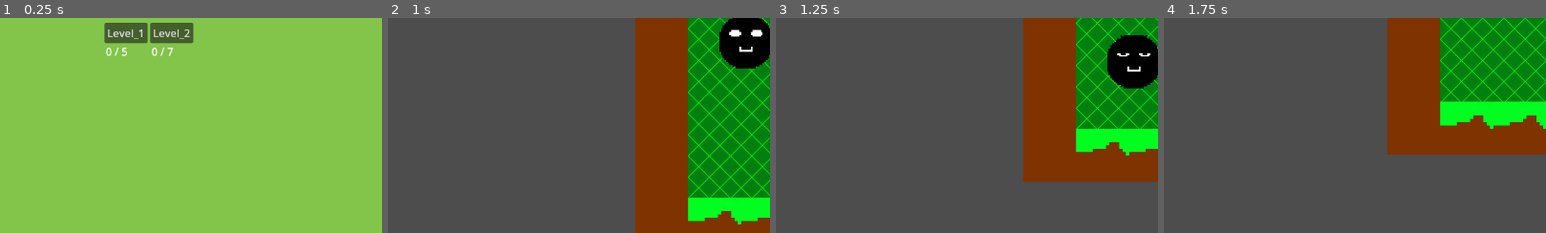
Above: before the commit, frames 1-4 (left to right).
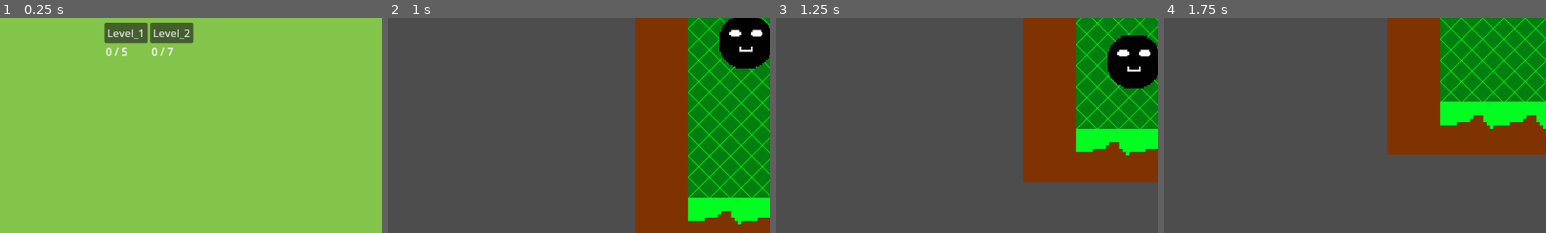
Above: after the commit, the same moments.

Repository: CWmain/Platformer
Game: Godot game, scene res://gui/level_select.tscn
Two runs of this game, one before a commit and one after it. Both use one fixed random seed, a clock stepped at 60 frames per second and the inputs below.
Inputs (mouse positions are % of the whole screen's width and height, from its top left):
- Up to frame 1 (0.25 s): no input
- Up to frame 2 (1 s): click "Level_1" at 0.5 s
- Up to frame 3 (1.25 s): no input
- Up to frame 4 (1.75 s): move the mouse to (72, 45) at 1.27 s; hold Right (right) from 1.28 s (still down); tap Space (jump) at 1.52 s
The pictures show only the part of the screen within x 3-53%, y 50-100%; the shares and areas given below are measured in that part.

Frames 1-2 are identical in both runs. In frame 3, 0.1% of the frame differs, in the area x 87-98%, y 11-29%; in frame 4, nothing differs.

Commit message:
Moved camera into player character for ease of making new levels

Diff:
--- a/Platformer/levels/Level_1.tscn
+++ b/Platformer/levels/Level_1.tscn
@@ -123,13 +123,6 @@
 [node name="Player" parent="SceneObjects" instance=ExtResource("6_2s6l2")]
 position = Vector2(87, 156)
 
-[node name="Camera2D" type="Camera2D" parent="SceneObjects/Player"]
-position = Vector2(-0.200001, 0.199995)
-scale = Vector2(0.2, 0.2)
-process_callback = 0
-position_smoothing_enabled = true
-position_smoothing_speed = 7.0
-
 [node name="Coins" type="Node" parent="SceneObjects"]
 
 [node name="coin" parent="SceneObjects/Coins" instance=ExtResource("7_8n6jj")]
--- a/Platformer/levels/Level_2.tscn
+++ b/Platformer/levels/Level_2.tscn
@@ -82,12 +82,6 @@
 [node name="Player" parent="." instance=ExtResource("4_3puoh")]
 position = Vector2(87, 156)
 
-[node name="Camera2D" type="Camera2D" parent="Player"]
-position = Vector2(-0.200001, 0.199995)
-scale = Vector2(0.2, 0.2)
-position_smoothing_enabled = true
-position_smoothing_speed = 7.0
-
 [node name="coin" parent="." instance=ExtResource("5_qaq5r")]
 position = Vector2(504, 260)
 
--- a/Platformer/main_character.tscn
+++ b/Platformer/main_character.tscn
@@ -121,7 +121,7 @@
 scale = Vector2(0.5, 0.5)
 sprite_frames = SubResource("SpriteFrames_kqnrl")
 animation = &"idle"
-frame_progress = 0.670505
+frame_progress = 0.32524
 
 [node name="CollisionShape2D" type="CollisionShape2D" parent="."]
 shape = SubResource("RectangleShape2D_1y5ff")
@@ -130,4 +130,11 @@
 target_position = Vector2(0, -80)
 collision_mask = 3
 
+[node name="Camera2D" type="Camera2D" parent="."]
+position = Vector2(-0.200001, 0.199995)
+scale = Vector2(0.2, 0.2)
+process_callback = 0
+position_smoothing_enabled = true
+position_smoothing_speed = 7.0
+
 [connection signal="draw" from="." to="." method="_on_draw"]
